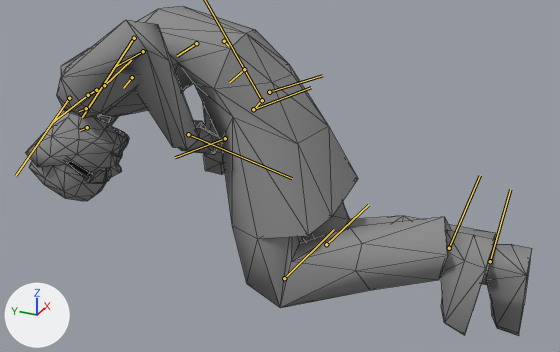
One commit to the glTF model assets/models/players/scientist.glb: the scene before it, then after it.
Before and after are seen from a camera (50 mm lens) standing at (-2.009, -0.409, 1.371) and looking at (0.022, 0.505, 0.356). The axes (+X, +Y, +Z) are drawn at lower left. The lights are the same throughout. The older version comes first. Both versions are drawn at frame 24 of the action 'gutshot'; the numbers are the values there. The bones that bend it are drawn over the model as lines. Mesh edges are drawn as thin lines.
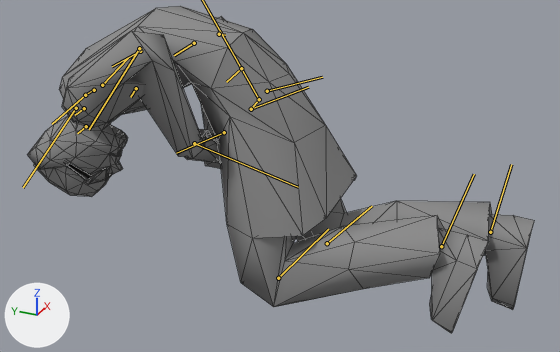
Patch to the scene script:
```diff
--- a/assets/models/players/scientist.glb.py
+++ b/assets/models/players/scientist.glb.py
@@ bone_bip02 @@
 bone_bip02 = bpy.data.objects['Armature'].pose.bones['Bip02']
-bone_bip02.location = (-0.58, -0.561, -0.022)
+bone_bip02.location = (-0.59, -0.56, -0.022)
@@ bone_bip02_l_leg @@
 bone_bip02_l_leg = bpy.data.objects['Armature'].pose.bones['Bip02 L Leg']  # child of 'Bip02 Pelvis'
-bone_bip02_l_leg.rotation_quaternion = (0.976, -0.06, 0.138, -0.047)  # degrees (-8, 16, -7)
+bone_bip02_l_leg.rotation_quaternion = (0.986, -0.061, 0.149, -0.048)  # degrees (-8, 17, -7)
@@ bone_bip02_l_leg1 @@
 bone_bip02_l_leg1 = bpy.data.objects['Armature'].pose.bones['Bip02 L Leg1']  # child of 'Bip02 L Leg'
-bone_bip02_l_leg1.rotation_quaternion = (0.716, 0.0, -0.696, 0.0)  # degrees (0, -88, 0)
+bone_bip02_l_leg1.rotation_quaternion = (0.708, 0.0, -0.706, 0.0)  # degrees (0, -90, 0)
@@ bone_bip02_l_foot @@
 bone_bip02_l_foot = bpy.data.objects['Armature'].pose.bones['Bip02 L Foot']  # child of 'Bip02 L Leg1'
-bone_bip02_l_foot.rotation_quaternion = (0.958, -0.034, 0.196, -0.091)  # degrees (-6, 22, -12)
+bone_bip02_l_foot.rotation_quaternion = (0.967, -0.033, 0.234, -0.095)  # degrees (-7, 26, -13)
@@ bone_bip02_r_leg @@
 bone_bip02_r_leg = bpy.data.objects['Armature'].pose.bones['Bip02 R Leg']  # child of 'Bip02 Pelvis'
-bone_bip02_r_leg.rotation_quaternion = (0.987, -0.106, 0.035, -0.045)  # degrees (-12, 3, -6)
+bone_bip02_r_leg.rotation_quaternion = (0.992, -0.118, 0.018, -0.049)  # degrees (-14, 1, -6)
@@ bone_bip02_r_leg1 @@
 bone_bip02_r_leg1 = bpy.data.objects['Armature'].pose.bones['Bip02 R Leg1']  # child of 'Bip02 R Leg'
-bone_bip02_r_leg1.rotation_quaternion = (0.852, 0.0, -0.49, 0.0)  # degrees (0, -60, 0)
+bone_bip02_r_leg1.rotation_quaternion = (0.83, 0.0, -0.558, 0.0)  # degrees (0, -68, 0)
@@ bone_bip02_r_foot @@
 bone_bip02_r_foot = bpy.data.objects['Armature'].pose.bones['Bip02 R Foot']  # child of 'Bip02 R Leg1'
-bone_bip02_r_foot.rotation_quaternion = (0.921, 0.018, -0.018, -0.093)  # degrees (2, -2, -12)
+bone_bip02_r_foot.rotation_quaternion = (0.989, 0.023, 0.102, -0.103)  # degrees (1, 12, -12)
@@ bone_bip02_l_arm @@
 bone_bip02_l_arm = bpy.data.objects['Armature'].pose.bones['Bip02 L Arm']  # child of 'Bip02 Neck'
-bone_bip02_l_arm.rotation_quaternion = (0.989, 0.013, 0.054, 0.0)  # degrees (1, 6, 0)
+bone_bip02_l_arm.rotation_quaternion = (0.996, 0.011, -0.079, -0.029)  # degrees (2, -9, -3)
@@ bone_bip02_l_arm1 @@
 bone_bip02_l_arm1 = bpy.data.objects['Armature'].pose.bones['Bip02 L Arm1']  # child of 'Bip02 L Arm'
-bone_bip02_l_arm1.rotation_quaternion = (0.972, 0.033, -0.032, -0.186)  # degrees (4, -3, -22)
+bone_bip02_l_arm1.rotation_quaternion = (0.998, 0.027, 0.004, -0.058)  # degrees (3, 1, -7)
@@ bone_bip02_r_arm @@
 bone_bip02_r_arm = bpy.data.objects['Armature'].pose.bones['Bip02 R Arm']  # child of 'Bip02 Neck'
-bone_bip02_r_arm.rotation_quaternion = (0.984, -0.004, -0.089, 0.027)  # degrees (-1, -10, 3)
+bone_bip02_r_arm.rotation_quaternion = (0.969, -0.002, -0.24, 0.052)  # degrees (-2, -28, 7)
@@ bone_bip02_r_arm1 @@
 bone_bip02_r_arm1 = bpy.data.objects['Armature'].pose.bones['Bip02 R Arm1']  # child of 'Bip02 R Arm'
-bone_bip02_r_arm1.rotation_quaternion = (0.96, -0.062, -0.132, -0.128)  # degrees (-5, -16, -14)
+bone_bip02_r_arm1.rotation_quaternion = (0.959, -0.069, 0.01, -0.275)  # degrees (-8, -1, -32)
@@ bone_bip02_r_arm2 @@
 bone_bip02_r_arm2 = bpy.data.objects['Armature'].pose.bones['Bip02 R Arm2']  # child of 'Bip02 R Arm1'
-bone_bip02_r_arm2.rotation_quaternion = (0.64, 0.0, -0.764, 0.0)  # degrees (0, -100, 0)
+bone_bip02_r_arm2.rotation_quaternion = (0.581, 0.0, -0.814, 0.0)  # degrees (0, -109, 0)
@@ bone_bip02_head @@
 bone_bip02_head = bpy.data.objects['Armature'].pose.bones['Bip02 Head']  # child of 'Bip02 Neck'
-bone_bip02_head.rotation_quaternion = (0.983, 0.066, 0.108, -0.001)  # degrees (8, 13, 1)
+bone_bip02_head.rotation_quaternion = (0.993, -0.044, 0.109, 0.008)  # degrees (-5, 13, 0)
```

Boxes [x1, y1, x2, y2] around the edits, measured in the pictures (560 x 352 px):
'Mesh', posed: before [26, 6, 532, 336]; after [27, 6, 535, 333]
bone 'Bip02 L Leg', root to tip: before (253, 109) to (311, 87); after (251, 109) to (308, 87)
bone 'Bip02 L Leg1', root to tip: before (284, 278) to (334, 229); after (278, 278) to (328, 229)
bone 'Bip02 L Foot', root to tip: before (449, 248) to (480, 175); after (441, 246) to (474, 174)
bone 'Bip02 R Leg', root to tip: before (269, 92) to (322, 75); after (267, 91) to (322, 77)
bone 'Bip02 R Leg1', root to tip: before (326, 244) to (368, 205); after (327, 243) to (372, 206)
bone 'Bip02 R Foot', root to tip: before (490, 261) to (510, 189); after (490, 232) to (511, 164)
bone 'Bip02 L Arm', root to tip: before (88, 95) to (52, 122); after (85, 95) to (52, 124)
bone 'Bip02 L Arm1', root to tip: before (69, 98) to (15, 176); after (76, 108) to (23, 187)
bone 'Bip02 R Arm', root to tip: before (104, 85) to (131, 60); after (102, 85) to (128, 58)
bone 'Bip02 R Arm1', root to tip: before (132, 77) to (123, 88); after (136, 88) to (130, 97)
bone 'Bip02 R Arm2', root to tip: before (224, 41) to (228, 46); after (219, 34) to (225, 35)
bone 'Bip02 Head', root to tip: before (86, 108) to (79, 111); after (84, 108) to (75, 115)
